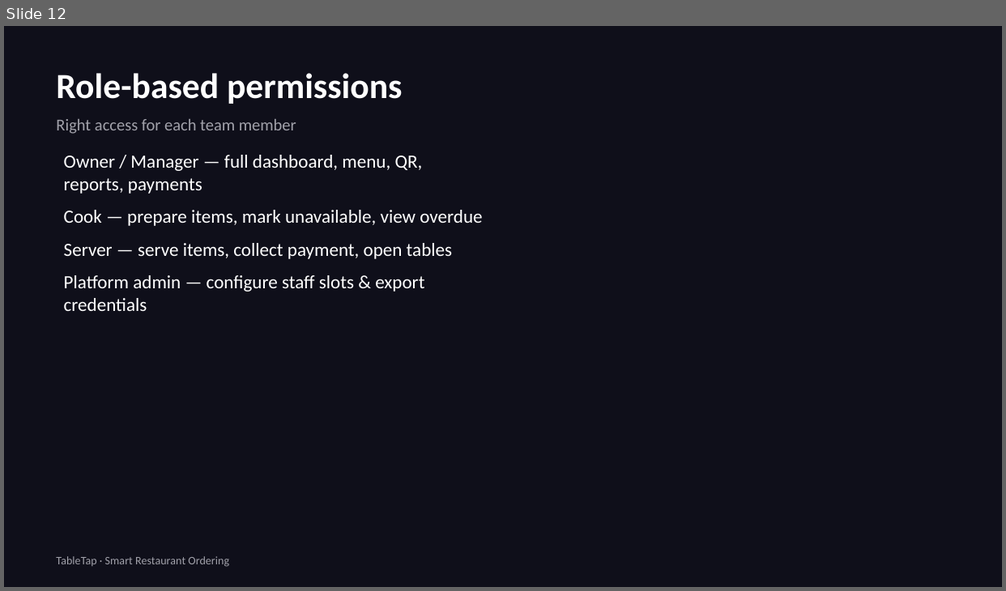
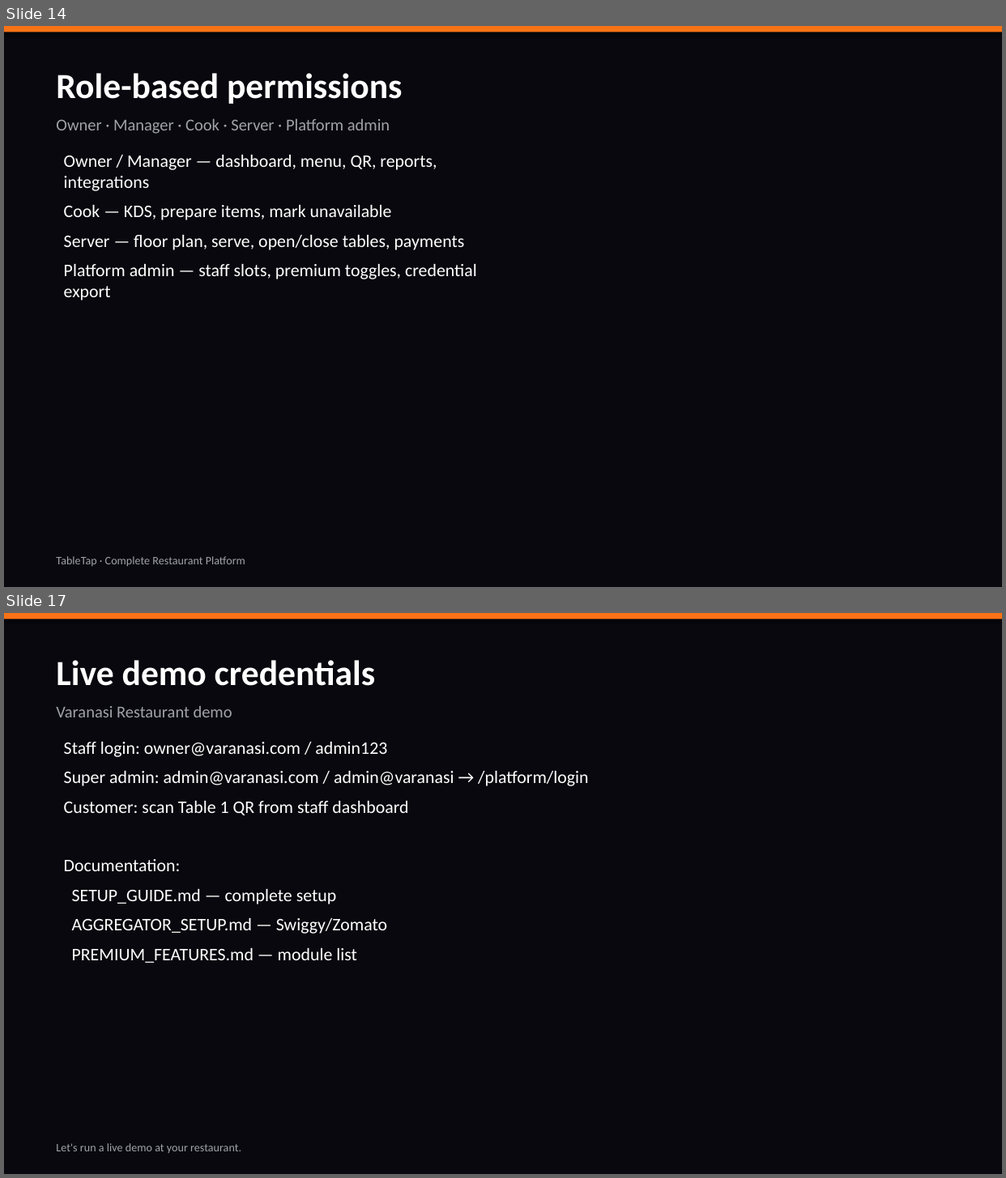
Before and after one commit to chandrasheker/order-on-the-fly, a slide deck: presentation/TableTap-Restaurant-Owner-Detailed-Deck.pptx. Shown one above the other, each under a label of ours: slide 12 before the commit, slides 14 and 17 after it; the slides between them are not shown. The pictures are 1006x591 and 1006x1178 pixels, drawn with LibreOffice and Linux fonts; fonts in the diff are those of the drawing. Boxes give left, top, right and bottom in pixels: in the first picture for what was removed or moved away, otherwise in the second. Text is boxed around its words. In the diff, an @@ line names an element or a change of style, - is before the commit and + after.

```diff
--- a/presentation/TableTap-Restaurant-Owner-Detailed-Deck.pptx
+++ b/presentation/TableTap-Restaurant-Owner-Detailed-Deck.pptx
@@ slide 17 added at bbox=[4, 613, 1002, 1174], background #08080E @@
@@ rectangle added at bbox=[4, 613, 1002, 619], fill #F97316 @@
@@ text added at bbox=[56, 660, 376, 717], 16 pt, text #A1A1AA @@
+Live demo credentials
+Varanasi Restaurant demo
@@ text added at bbox=[64, 742, 588, 963], 17 pt, text #FFFFFF @@
+Staff login: owner@varanasi.com / admin123
+Super admin: admin@varanasi.com / admin@varanasi → /platform/login
+Customer: scan Table 1 QR from staff dashboard
+Documentation:
+SETUP_GUIDE.md — complete setup
+AGGREGATOR_SETUP.md — Swiggy/Zomato
+PREMIUM_FEATURES.md — module list
@@ text added at bbox=[56, 1144, 241, 1153], 11 pt, text #A1A1AA @@
+Let's run a live demo at your restaurant.
@@ what was slide 12 is now slide 14 @@
@@ slide 14 changed as well @@
@@ background #0F0F1A to #08080E @@
@@ rectangle added at bbox=[4, 26, 1002, 32], fill #F97316 @@
@@ text at bbox=[56, 119, 390, 134]: text changed @@
-Right access for each team member
+Owner · Manager · Cook · Server · Platform admin
@@ text at bbox=[64, 155, 477, 301]: text changed; size 18 to 17 pt @@
-Owner / Manager — full dashboard, menu, QR, reports, payments
-Cook — prepare items, mark unavailable, view overdue
-Server — serve items, collect payment, open tables
-Platform admin — configure staff slots & export credentials
+Owner / Manager — dashboard, menu, QR, reports, integrations
+Cook — KDS, prepare items, mark unavailable
+Server — floor plan, serve, open/close tables, payments
+Platform admin — staff slots, premium toggles, credential export
@@ text at bbox=[56, 557, 245, 566]: text changed @@
-TableTap · Smart Restaurant Ordering
+TableTap · Complete Restaurant Platform
```
Also in this commit, not shown: 4 other slides changed, 12 other slides added, 10 slides removed, 11 other files.
